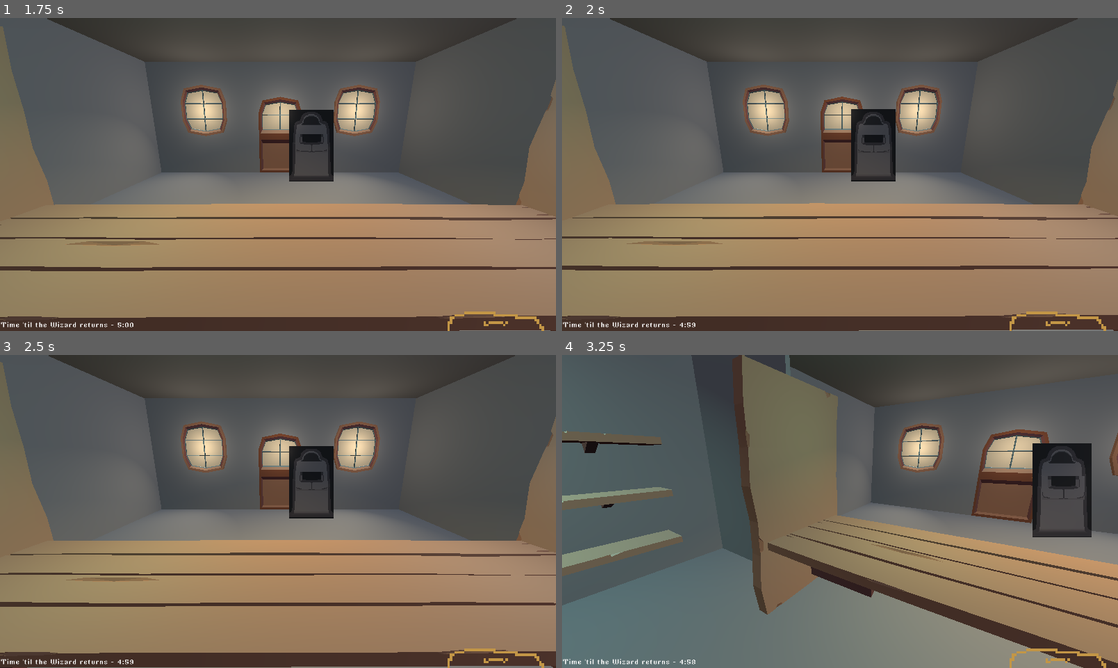
Above: before the commit, frames 1-4 (two rows, left to right).
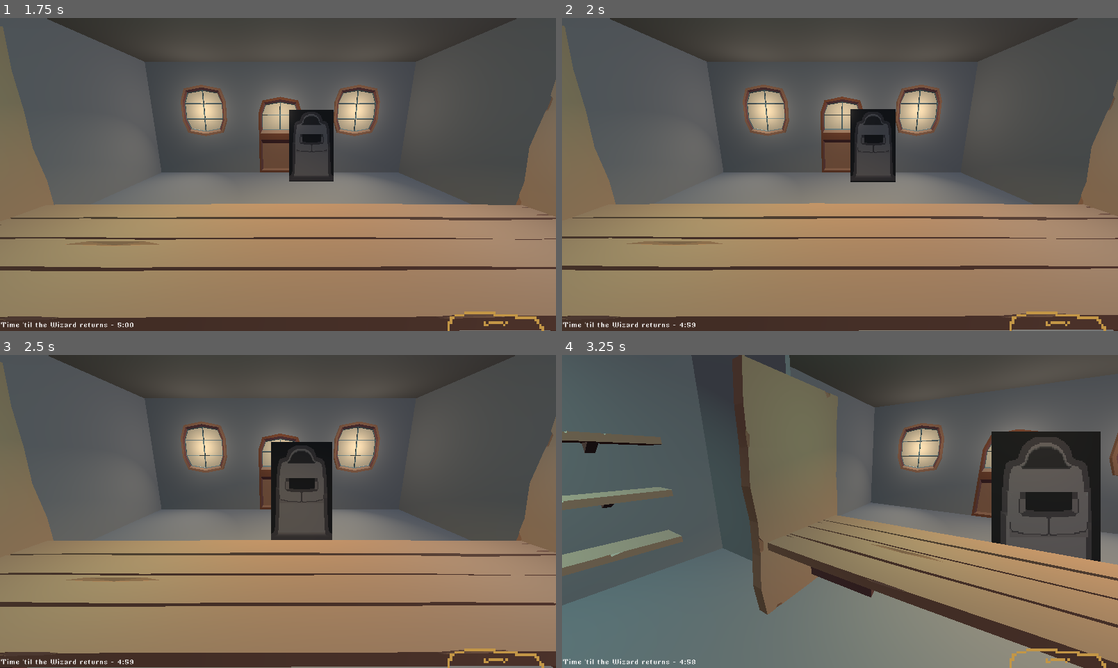
Above: after the commit, the same moments.

Repository: abilliontrillionstars/potion-meld
Game: Godot game, scene res://Scenes/game.tscn
Two runs of this game, one before a commit and one after it. Both use one fixed random seed, a clock stepped at 60 frames per second and the inputs below.
Inputs (mouse positions are in pixels of both pictures, inside the frame that each line leads up to):
- Up to frame 1 (1.75 s): click (233, 143) at 0.5 s; click (233, 143) at 1.25 s
- Up to frame 2 (2 s): no input
- Up to frame 3 (2.5 s): click (233, 480) at 2 s
- Up to frame 4 (3.25 s): move the mouse to (962, 495) at 2.77 s; tap Left (look_left) at 2.85 s

Frame 1 is identical in both runs. In frame 2, less than 0.1% of the frame differs, in the area x 51-60%, y 29-53%; in frame 3, 2.1%; in frame 4, 6.0%, in the area x 77-97%, y 24-66%.
Error before the commit: Attempt to call function 'update_order_bubble' in base 'null instance' on a null instance. (res://Scripts/NPC.gd:36)

Commit message:
Added customer_view to hud scene for proper UI layering

Diff:
--- a/potion-meld/Scenes/hud.tscn
+++ b/potion-meld/Scenes/hud.tscn
@@ -1,10 +1,11 @@
-[gd_scene load_steps=10 format=3 uid="uid://c5b7v6shhr20q"]
+[gd_scene load_steps=11 format=3 uid="uid://y7obduv8kk5d"]
 
-[ext_resource type="Texture2D" uid="uid://c2mgjgklms2ne" path="res://Textures/component drawer.png" id="1_t1xeu"]
+[ext_resource type="Texture2D" uid="uid://bb37pfg4ipych" path="res://Textures/component drawer.png" id="1_t1xeu"]
 [ext_resource type="Script" uid="uid://g1cpupsbd43p" path="res://Scripts/drawer.gd" id="2_36asn"]
-[ext_resource type="Script" uid="uid://d4p2dgvrtueg" path="res://Scenes/inventory_slot.gd" id="3_8jye8"]
-[ext_resource type="FontFile" uid="uid://b61rwkqcryrsp" path="res://Fonts/Tkachevica-7px Regular.ttf" id="4_43w4t"]
-[ext_resource type="Script" uid="uid://bxgvk8ylb04a7" path="res://Scripts/day_timer.gd" id="5_7gr8i"]
+[ext_resource type="Script" path="res://Scenes/inventory_slot.gd" id="3_8jye8"]
+[ext_resource type="FontFile" uid="uid://6kua1c3ypbxu" path="res://Fonts/Tkachevica-7px Regular.ttf" id="4_43w4t"]
+[ext_resource type="Script" path="res://Scripts/day_timer.gd" id="5_7gr8i"]
+[ext_resource type="PackedScene" uid="uid://dptcbm8j2kgv1" path="res://Scenes/PackedScenes/customer_view.tscn" id="6_36asn"]
 
 [sub_resource type="Animation" id="Animation_rfjv2"]
 length = 0.001
@@ -168,6 +169,8 @@
 offset_right = 508.0
 offset_bottom = 281.0
 
+[node name="CustomerView" parent="." instance=ExtResource("6_36asn")]
+
 [connection signal="pressed" from="InventoryPopout" to="InventoryPopout" method="_on_pressed"]
 [connection signal="ready" from="InventoryPopout" to="InventoryPopout" method="_on_ready"]
 [connection signal="mouse_entered" from="InventoryPopout/InvSlot1" to="InventoryPopout/InvSlot1" method="_on_mouse_entered"]
--- a/potion-meld/Scripts/customer_view.gd
+++ b/potion-meld/Scripts/customer_view.gd
@@ -10,32 +10,32 @@
 func _on_left_customer_mouse_entered() -> void:
     if !NpcManager.counter_spots_avail[0]:
         left_order_bubble.visible = true
-        print ("show left customer order if counter spot taken")
+        #print ("show left customer order if counter spot taken")
 
 func _on_middle_customer_mouse_entered() -> void:
     if !NpcManager.counter_spots_avail[1]:
         middle_order_bubble.visible = true
-        print ("show middle customer order if counter spot taken")
+        #print ("show middle customer order if counter spot taken")
 
 func _on_right_customer_mouse_entered() -> void:
     if !NpcManager.counter_spots_avail[2]:
         right_order_bubble.visible = true
-        print ("show right customer order if counter spot taken")
+        #print ("show right customer order if counter spot taken")
 
 func _on_left_customer_mouse_exited() -> void:
     if !NpcManager.counter_spots_avail[0]:
         left_order_bubble.visible = false
-        print ("hide left customer order if counter spot taken")
+        #print ("hide left customer order if counter spot taken")
 
 func _on_middle_customer_mouse_exited() -> void:
     if !NpcManager.counter_spots_avail[1]:
         middle_order_bubble.visible = false
-        print ("hide middle customer order if counter spot taken")
+        #print ("hide middle customer order if counter spot taken")
 
 func _on_right_customer_mouse_exited() -> void:
     if !NpcManager.counter_spots_avail[2]:
         right_order_bubble.visible = false
-        print ("hide right customer order if counter spot taken")
+        #print ("hide right customer order if counter spot taken")
 
 func update_order_bubble(bubble_id: int, order_info: NPCOrder):
     type_texts[bubble_id].text = "Potion of " + order_info.order_type
Not shown: 1 places in potion-meld/Scenes/game.tscn that only renumber resources
